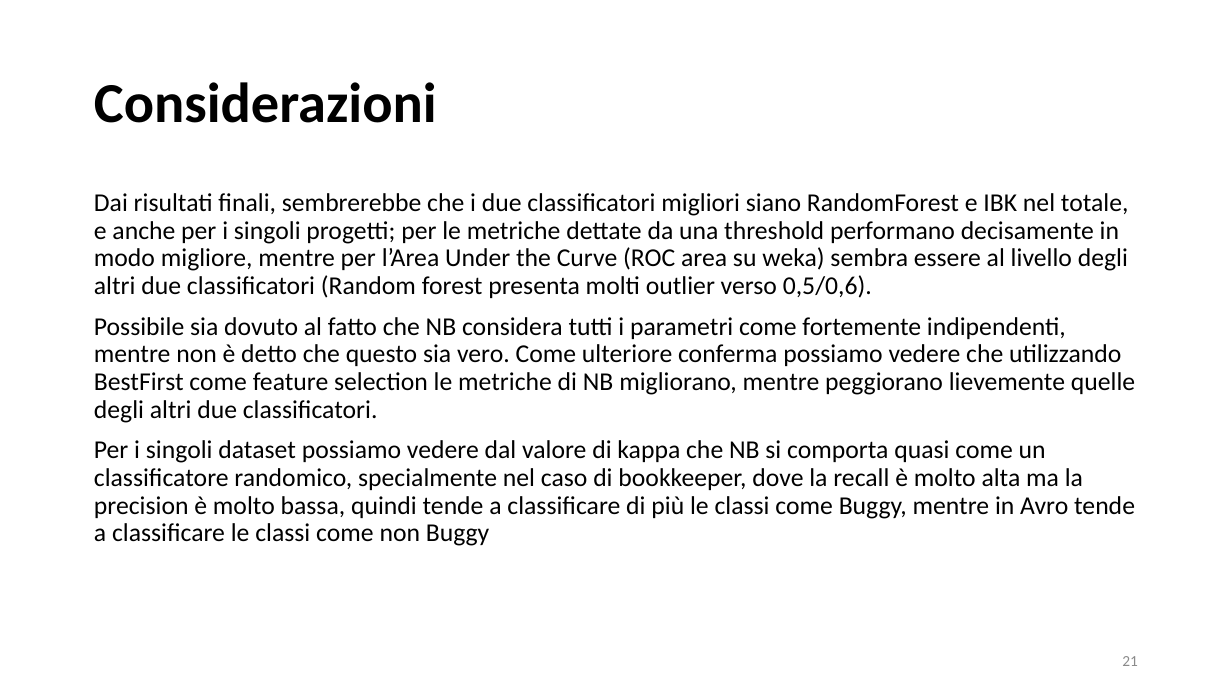
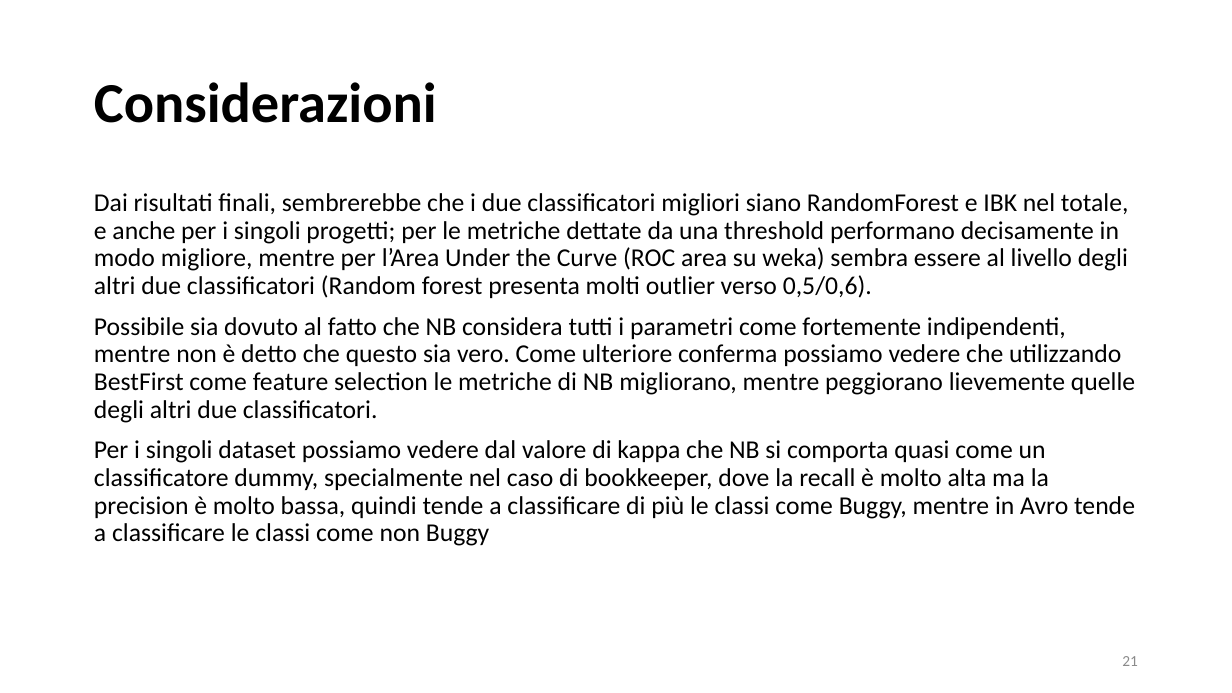
Before and after one commit to davideleoni997/Scanner, a slide deck: slide 21 of Deliverables/DefectPrediction.pptx. Drawn at 1232x693 pixels with LibreOffice and Linux fonts; fonts in the diff are those of the drawing; background and template pictures are left out. Boxes give left, top, right and bottom in pixels: in the first picture for what was removed or moved away, otherwise in the second. Text is boxed around its words. In the diff, an @@ line names an element or a change of style, - is before the commit and + after.

```diff
--- a/Deliverables/DefectPrediction.pptx
+++ b/Deliverables/DefectPrediction.pptx
@@ text at [94, 440, 1135, 546]: text changed @@
-Per i singoli dataset possiamo vedere dal valore di kappa che NB si comporta quasi come un classificatore randomico, specialmente nel caso di bookkeeper, dove la recall è molto alta ma la precision è molto bassa, quindi tende a classificare di più le classi come Buggy, mentre in Avro tende a classificare le classi come non Buggy
+Per i singoli dataset possiamo vedere dal valore di kappa che NB si comporta quasi come un classificatore dummy, specialmente nel caso di bookkeeper, dove la recall è molto alta ma la precision è molto bassa, quindi tende a classificare di più le classi come Buggy, mentre in Avro tende a classificare le classi come non Buggy
```
Also in this commit, not shown: 1 other slide changed.
